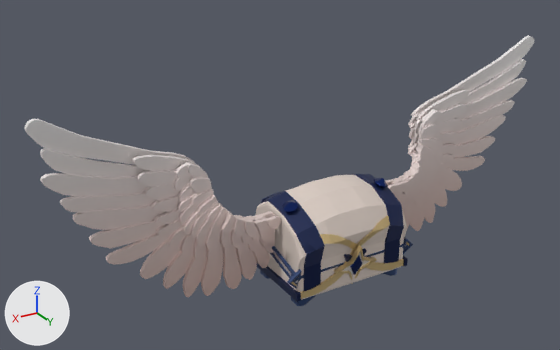
The Blender file obj_chest_melissaLiao_01.blend, before and after one commit.
Before and after are seen from a 50 mm lens placed at (25.6, 36.4, 24.0), pointed at (2.7, -1.7, 4.9). Arrows for +X, +Y and +Z are at lower left; the lights stay in place. The first picture is the older version.

Objects in the first picture: 'Chest', 'Cube.002', 'Plane.002', 'rightWing'.
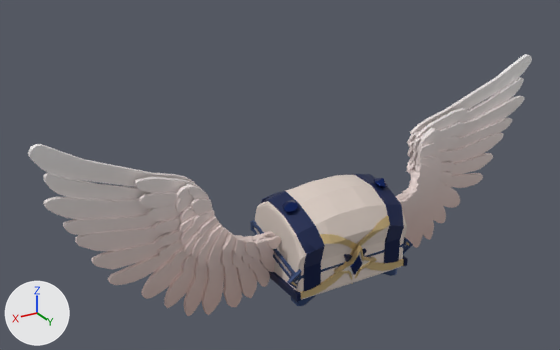
Patch to the scene script:
```diff
--- a/obj_chest_melissaLiao_01.blend.py
+++ b/obj_chest_melissaLiao_01.blend.py
@@ ob_rightwing @@
 ob_rightwing = bpy.data.objects.new('rightWing', me_plane_054)
-ob_rightwing.location = (-4.61, 0.39, 3.09)
+ob_rightwing.location = (-4.61, 0.39, 1.75)
@@ ob_plane_002 @@
 ob_plane_002 = bpy.data.objects.new('Plane.002', me_plane_055)
-ob_plane_002.location = (4.49, 0.45, 3.09)
+ob_plane_002.location = (4.49, 0.45, 1.75)
 ob_plane_002.rotation_euler = (3.142, 0.0, 0.0)  # degrees (180, 0, 0)
```

Pixel boxes [x1, y1, x2, y2] of what changed, in the pictures (560 x 350 px):
'Plane.002', moved
    before: [24, 119, 281, 297]
    after: [28, 144, 281, 316]
'rightWing', moved
    before: [385, 35, 534, 231]
    after: [395, 54, 532, 248]
